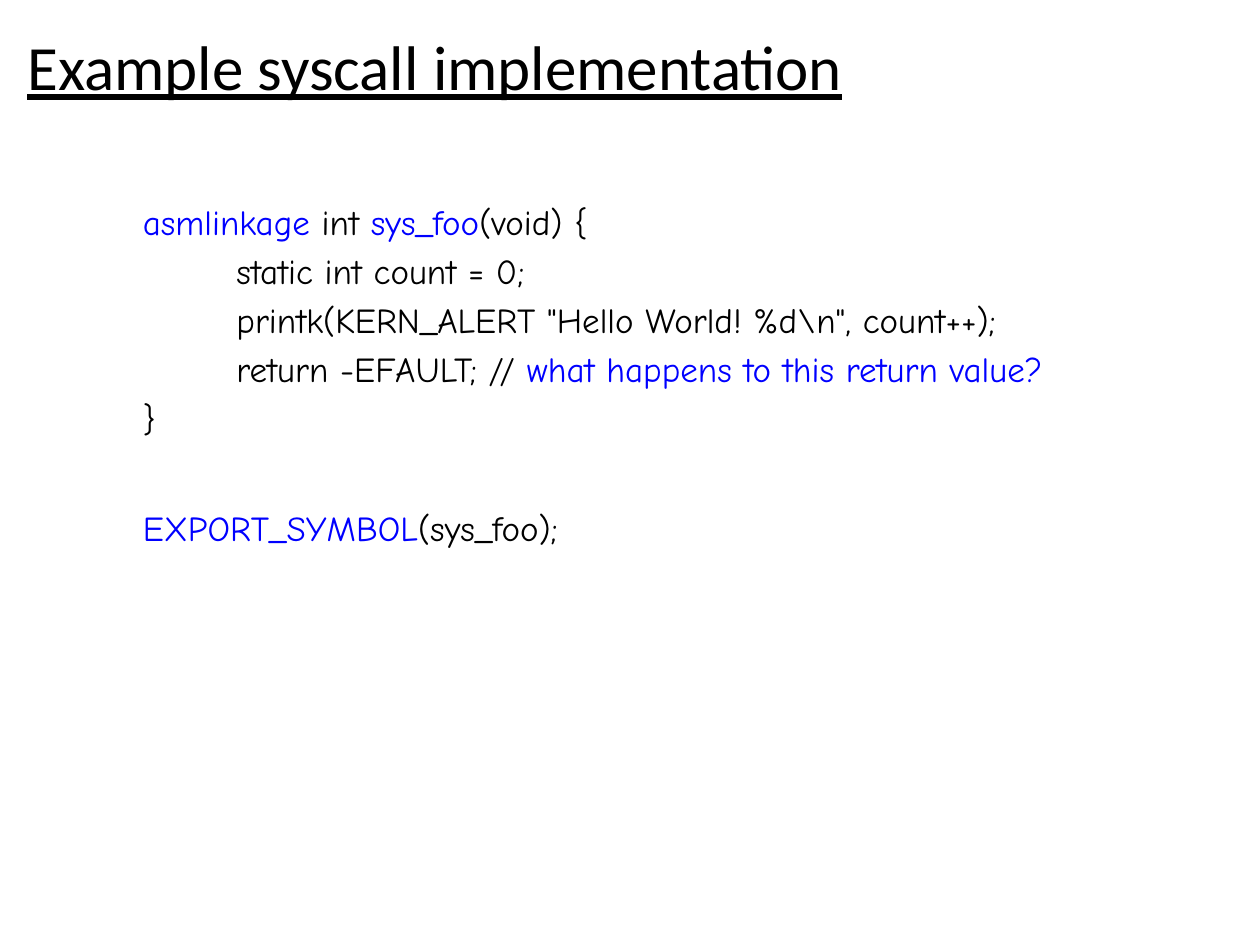
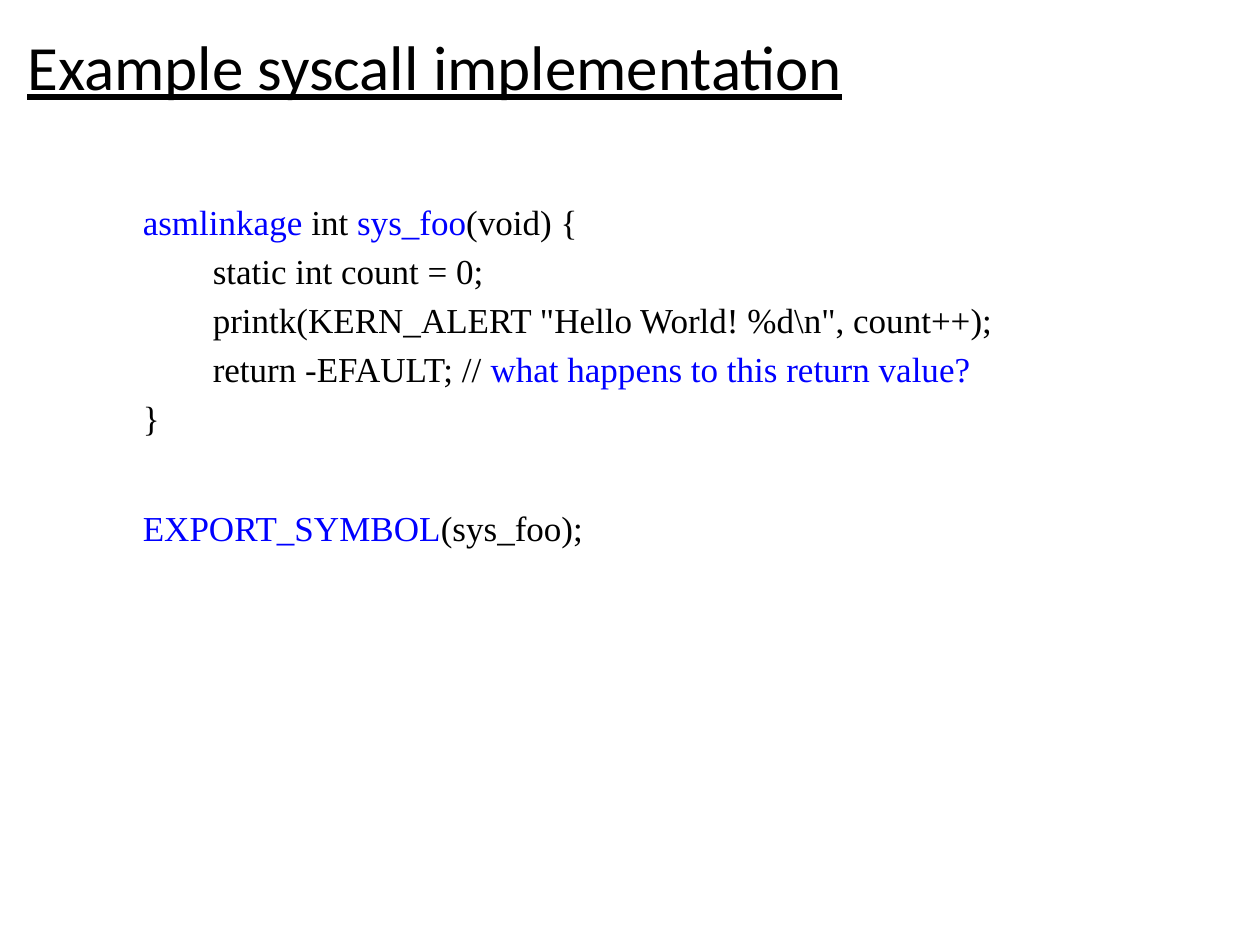
Before and after one commit to oscourse/oscourse.github.io, a slide deck: slide 10 of slides/system_calls.pptx (slide 11 before the commit). Drawn at 1260x945 pixels with LibreOffice and Linux fonts; fonts in the diff are those of the drawing. Boxes give left, top, right and bottom in pixels: in the first picture for what was removed or moved away, otherwise in the second. Text is boxed around its words. In the diff, an @@ line names an element or a change of style, - is before the commit and + after.

```diff
--- a/slides/system_calls.pptx
+++ b/slides/system_calls.pptx
@@ text "asmlinkage int sys_foo(void) {" at (143,210,992,549): font Comic Neue to Times New Roman @@
```
Also in this commit, not shown: 7 other slides changed, 1 slide removed, 9 other files.
